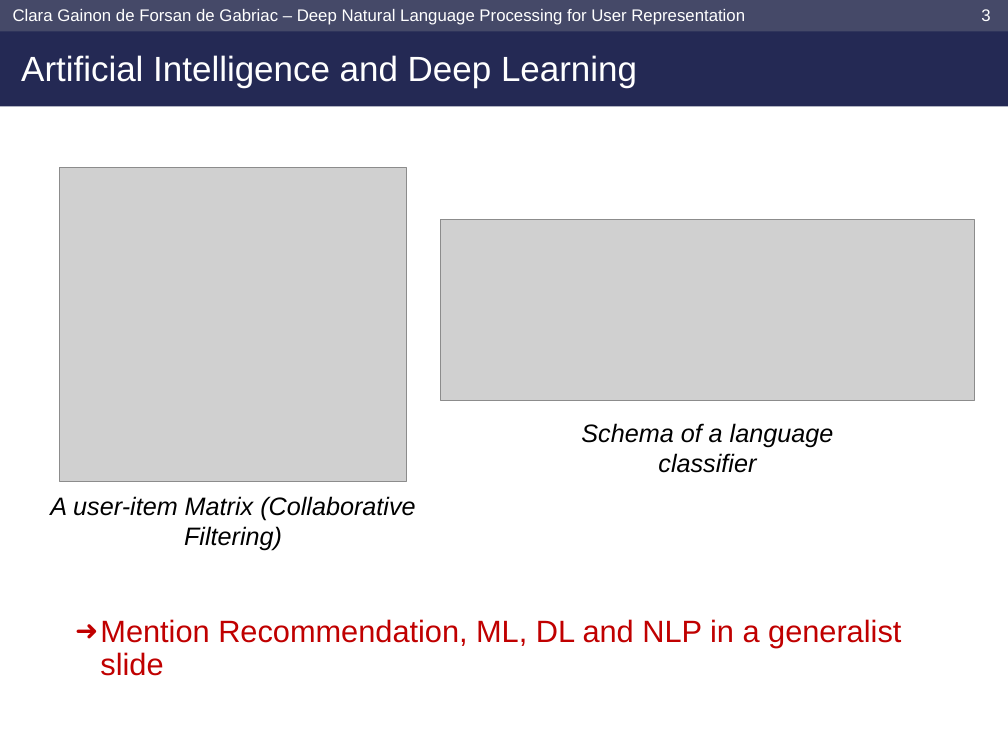
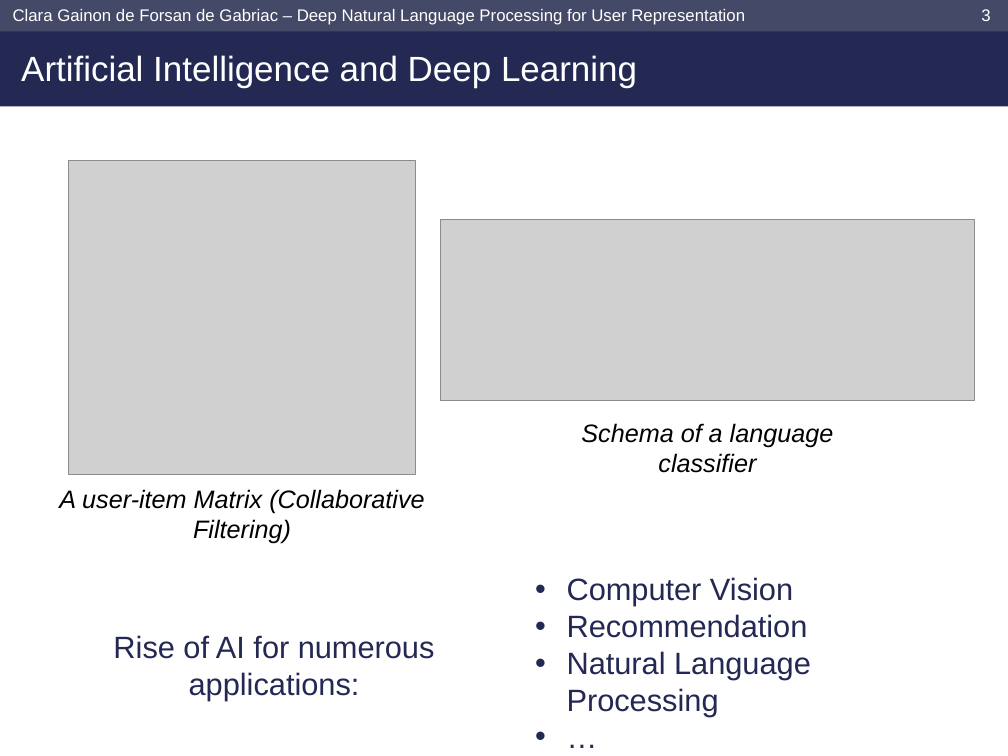
Before and after one commit to clara-gdef/defense, a slide deck: slide 4 of defense.pptx. Drawn at 1008x756 pixels with LibreOffice and Linux fonts; fonts in the diff are those of the drawing; grey boxes stand for pictures; background and template pictures are left out. Boxes give left, top, right and bottom in pixels: in the first picture for what was removed or moved away, otherwise in the second. Text is boxed around its words. In the diff, an @@ line names an element or a change of style, - is before the commit and + after.

```diff
--- a/defense.pptx
+++ b/defense.pptx
@@ picture moved from (x1=60, y1=167, x2=406, y2=482) to (x1=69, y1=161, x2=414, y2=476) @@
@@ text "A user-item Matrix (Collaborative Filtering)" moved from (x1=50, y1=496, x2=415, y2=551) to (x1=59, y1=489, x2=424, y2=544) @@
@@ text added at (x1=567, y1=577, x2=811, y2=717), 22 pt, text #242954 @@
+• Computer Vision
+• Recommendation
+• Natural Language Processing
+• …
@@ text removed at (x1=100, y1=619, x2=901, y2=676) @@
-➜ Mention Recommendation, ML, DL and NLP in a generalist slide
@@ text added at (x1=113, y1=635, x2=435, y2=701), 22 pt, text #242954 @@
+Rise of AI for numerous applications:
```
Also in this commit, not shown: 33 other slides changed, 1 slide added.
